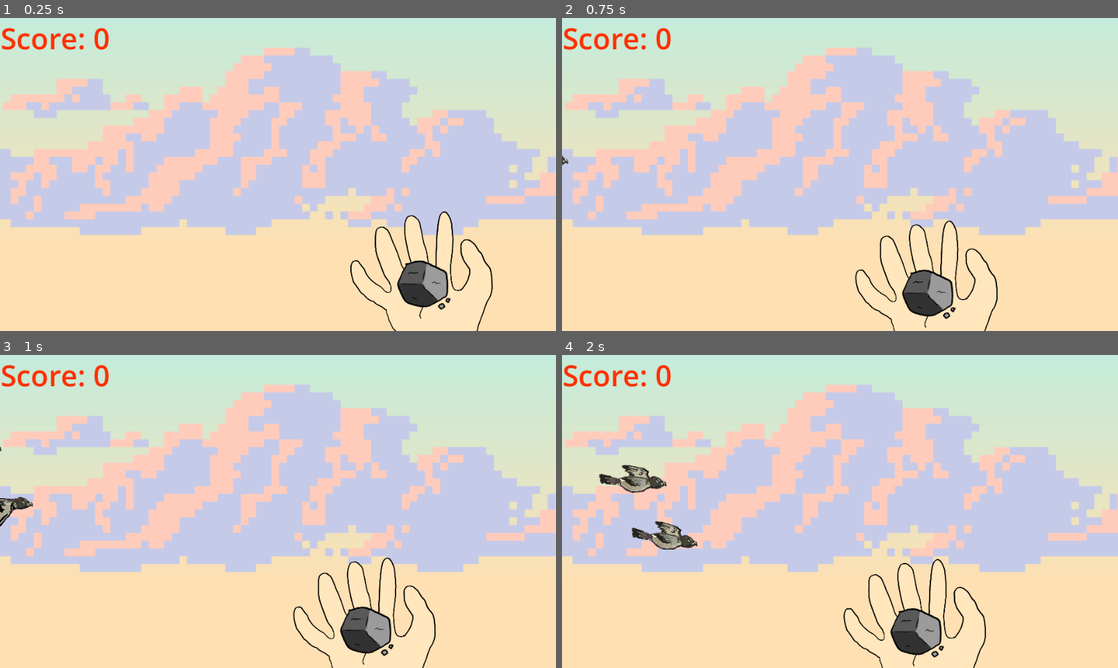
Above: before the commit, frames 1-4 (two rows, left to right).
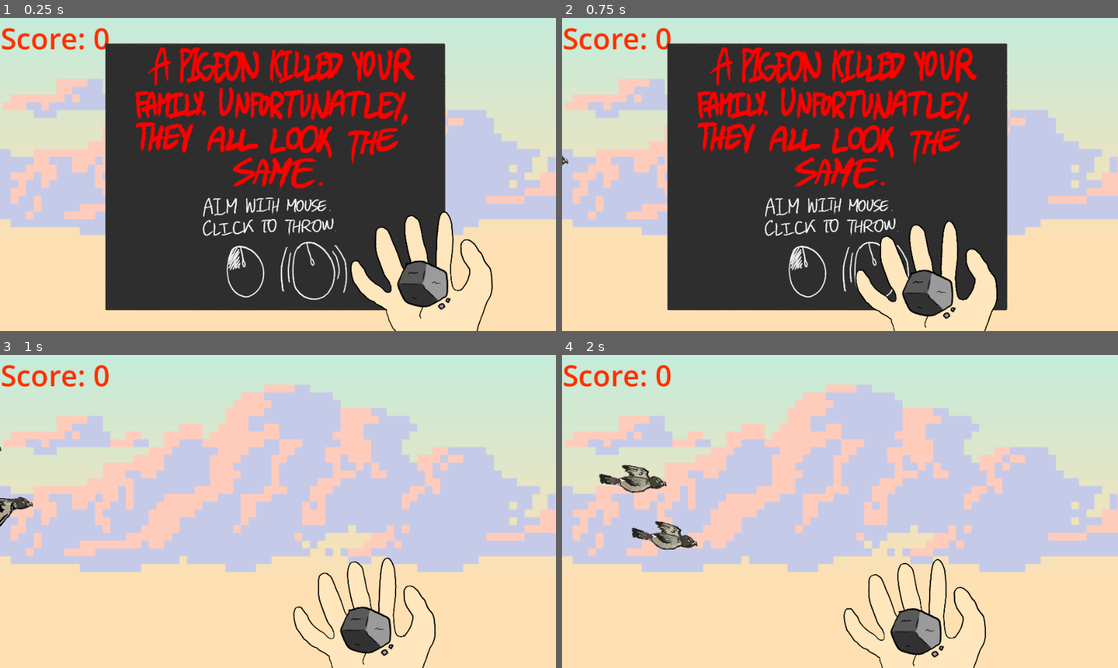
Above: after the commit, the same moments.

Repository: terebigeemu/utsjam
Game: Godot game, scene res://main.tscn
Same seed, same stepped clock (60 frames per second), same inputs: the game is played once before the commit and once after it.
Inputs (mouse positions are in pixels of both pictures, inside the frame that each line leads up to):
- Up to frame 1 (0.25 s): no input
- Up to frame 2 (0.75 s): tap Enter at 0.5 s; move the mouse to (962, 158) at 0.52 s; click (962, 158) at 0.6 s
- Up to frame 3 (1 s): no input
- Up to frame 4 (2 s): move the mouse to (728, 527) at 1.27 s; click (728, 527) at 1.35 s

The runs differ from the first frame. In frame 1, 49% of the frame differs, in the area x 18-81%, y 8-94%; in frame 2, 48%; in frame 3, nothing differs; in frame 4, nothing differs.

Commit message:
added tutorial

Diff:
--- a/intro_cutscene.tscn
+++ b/intro_cutscene.tscn
@@ -3,7 +3,7 @@
 [ext_resource type="Script" uid="uid://d25r14fxxku8y" path="res://intro_cutscene.gd" id="1_rlq26"]
 
 [sub_resource type="VideoStreamTheora" id="VideoStreamTheora_ul1e0"]
-file = "IntroCutscene.ogv"
+file = "Two-Birds-One-Stone-Cutscene-test-LUFS.ogv"
 
 [node name="IntroCutscene" type="Node2D" unique_id=1258064028]
 script = ExtResource("1_rlq26")
--- /dev/null
+++ b/main.gd
@@ -0,0 +1,13 @@
+extends Node2D
+
+var tutorial_scene = preload("res://tutorial_overlay.tscn")
+
+
+# Called when the node enters the scene tree for the first time.
+func _ready() -> void:
+	var instance = tutorial_scene.instantiate()
+	add_child(instance)
+
+# Called every frame. 'delta' is the elapsed time since the previous frame.
+func _process(delta: float) -> void:
+	pass
--- a/main.tscn
+++ b/main.tscn
@@ -1,5 +1,6 @@
 [gd_scene format=3 uid="uid://bp5n2hn8cepcm"]
 
+[ext_resource type="Script" uid="uid://d2xhq6cs8yva2" path="res://main.gd" id="1_d13ii"]
 [ext_resource type="Texture2D" uid="uid://b1wpcnfxd63w3" path="res://assets/SkyPlaceholder.png" id="1_ig7tw"]
 [ext_resource type="Script" uid="uid://cim3sjeowg583" path="res://scripts/ball.gd" id="2_h2yge"]
 [ext_resource type="Script" uid="uid://bh31ufwlgpxqa" path="res://scripts/main_flock.gd" id="3_xuqvo"]
@@ -126,6 +127,7 @@
 }]
 
 [node name="Main" type="Node2D" unique_id=790340846]
+script = ExtResource("1_d13ii")
 
 [node name="Background" type="Sprite2D" parent="." unique_id=1946275568]
 position = Vector2(482, 280)
--- a/node_2d.tscn
+++ b/node_2d.tscn
@@ -4,7 +4,6 @@
 [ext_resource type="AudioStream" uid="uid://b7ghx2uf6tgly" path="res://330967__deleted_user_2104797__bird-flap-b-05.wav" id="1_wtcfe"]
 [ext_resource type="Texture2D" uid="uid://br4qpfaa0h42t" path="res://Sprites/startMenu.png" id="3_epypp"]
 [ext_resource type="AudioStream" uid="uid://o7ngxq7cjew6" path="res://513269__zhr__tl-light-on-e.mp3" id="3_q6r6c"]
-[ext_resource type="Texture2D" uid="uid://dv0sbgd5fv5fl" path="res://Sprites/blackRectangle.png" id="4_0hol4"]
 [ext_resource type="AudioStream" uid="uid://d2etanrhmbvx" path="res://placeholderBackgroundMusic.wav" id="4_d21ai"]
 [ext_resource type="Texture2D" uid="uid://dxmsgblhnyi6a" path="res://Sprites/lightFlicker-removebg-preview.png" id="6_kdubu"]
 
@@ -118,10 +117,11 @@
 script = ExtResource("1_epypp")
 
 [node name="StartButton" type="Button" parent="." unique_id=546806821]
-offset_left = 445.0
-offset_top = 414.0
-offset_right = 670.0
-offset_bottom = 579.0
+offset_left = 302.25677
+offset_top = 219.06708
+offset_right = 527.2568
+offset_bottom = 384.06708
+scale = Vector2(0.9225398, 0.9309427)
 text = "START"
 
 [node name="AudioStreamPlayer" type="AudioStreamPlayer" parent="." unique_id=452493930]
@@ -140,31 +140,21 @@
 autoplay = true
 
 [node name="StartMenu" type="Sprite2D" parent="." unique_id=709110042]
-position = Vector2(582, 321.00003)
-scale = Vector2(0.36249992, 0.3625)
+position = Vector2(439.25677, 126.06712)
+scale = Vector2(0.33442062, 0.33746675)
 texture = ExtResource("3_epypp")
-
-[node name="BlackRectangle" type="Sprite2D" parent="." unique_id=1725557346]
-self_modulate = Color(1, 1, 1, 0.8627451)
-position = Vector2(-20.000002, 52)
-rotation = -1.1362094
-scale = Vector2(1.1680121, 1.1519685)
-texture = ExtResource("4_0hol4")
-
-[node name="BlackRectangle" type="Sprite2D" parent="BlackRectangle" unique_id=1114437991]
-self_modulate = Color(1, 1, 1, 0.8627451)
-position = Vector2(483.18158, 929.65485)
-rotation = -0.86917394
-scale = Vector2(1.1680121, 1.1519685)
-texture = ExtResource("4_0hol4")
 
 [node name="AnimatedDarkness" type="AnimatedSprite2D" parent="." unique_id=1428841380]
 modulate = Color(1, 1, 1, 0)
-position = Vector2(601, 282.50006)
-scale = Vector2(7.500001, 8.809999)
+position = Vector2(515.2568, 146.06708)
+scale = Vector2(6.9190497, 8.201605)
 sprite_frames = SubResource("SpriteFrames_thbym")
 frame = 10
 frame_progress = 0.2523963
 
+[node name="Camera2D" type="Camera2D" parent="." unique_id=1598192465]
+position = Vector2(439, 126)
+scale = Vector2(8.760003, 1)
+
 [connection signal="pressed" from="StartButton" to="." method="_on_start_button_pressed"]
 [connection signal="timeout" from="Timer" to="." method="_on_timer_timeout"]
--- /dev/null
+++ b/tutorial_overlay.gd
@@ -0,0 +1,6 @@
+extends Control
+
+var tutorial_scene = preload("res://tutorial_overlay.tscn")
+
+func _on_timer_timeout() -> void:
+	position.x = 100000000000
--- /dev/null
+++ b/tutorial_overlay.tscn
@@ -0,0 +1,23 @@
+[gd_scene format=3 uid="uid://b71cc17g8lhmv"]
+
+[ext_resource type="Script" uid="uid://j05vetjv1mhk" path="res://tutorial_overlay.gd" id="1_qwqh4"]
+[ext_resource type="Texture2D" uid="uid://cyhgd1vus8uvo" path="res://tutorialOverlay.png" id="2_v54sr"]
+
+[node name="TutorialOverlay" type="Control" unique_id=1767906767]
+layout_mode = 3
+anchors_preset = 15
+anchor_right = 1.0
+anchor_bottom = 1.0
+grow_horizontal = 2
+grow_vertical = 2
+script = ExtResource("1_qwqh4")
+
+[node name="Sprite2D" type="Sprite2D" parent="." unique_id=636616433]
+position = Vector2(475, 274)
+scale = Vector2(0.4, 0.4)
+texture = ExtResource("2_v54sr")
+
+[node name="Timer" type="Timer" parent="." unique_id=269691226]
+autostart = true
+
+[connection signal="timeout" from="Timer" to="." method="_on_timer_timeout"]
Not shown, added: Two-Birds-One-Stone-Cutscene-test-LUFS.ogv.uid
Not shown, added: main.gd.uid
Binary file added: tutorialOverlay.png
Not shown, added: tutorialOverlay.png.import
Not shown, added: tutorial_overlay.gd.uid
Not shown, added: Two-Birds-One-Stone-Cutscene-test-LUFS.ogv
